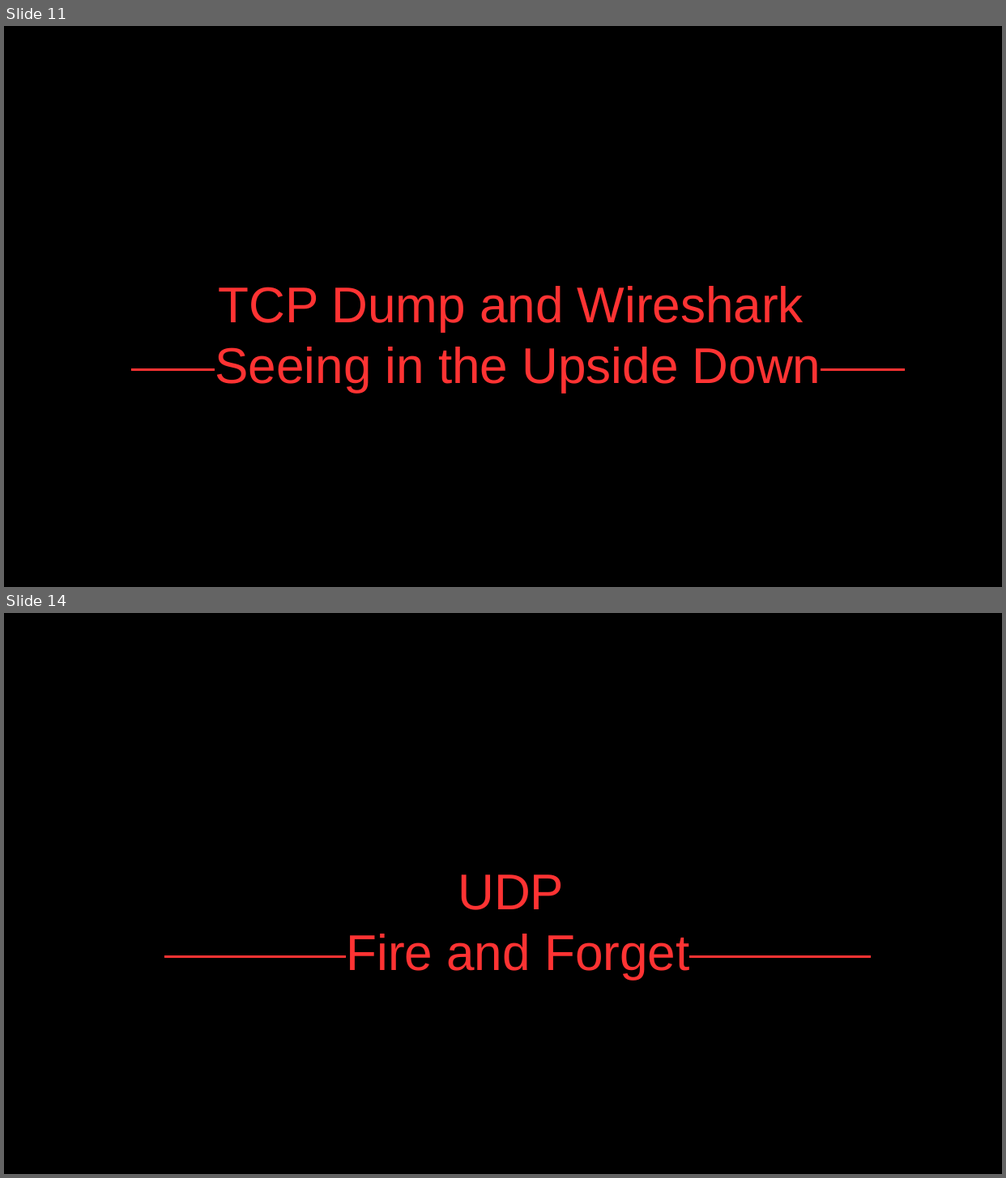
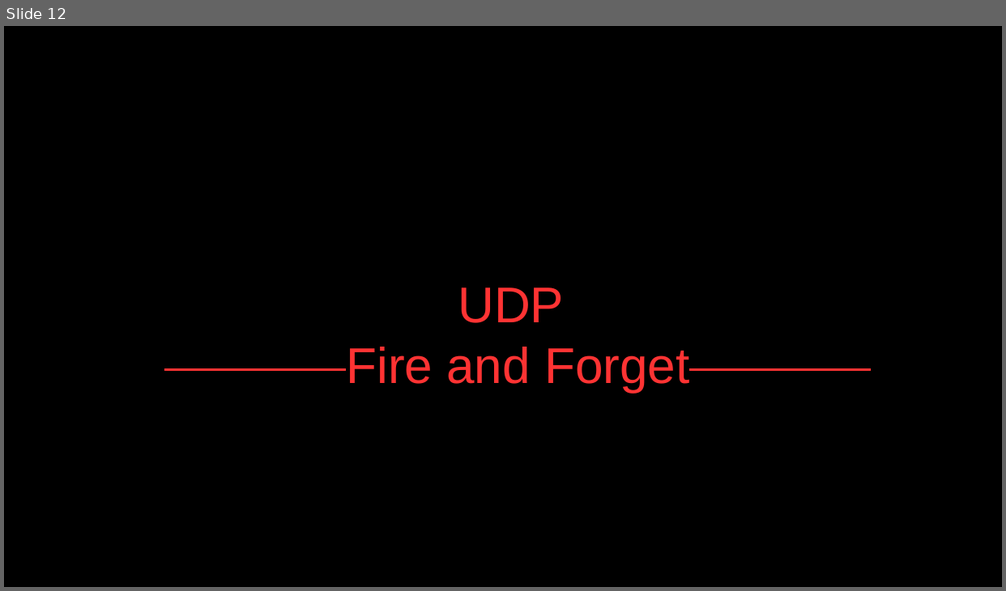
Before and after one commit to bobpaulin/networking-anger, a slide deck: MicroserviceNetworkingInAnger.odp. Shown one above the other, each under a label of ours: slides 11 and 14 before the commit, slide 12 after it; the slides between them are not shown. The pictures are 1006x1178 and 1006x591 pixels, drawn with LibreOffice and Linux fonts; fonts in the diff are those of the drawing. Boxes give left, top, right and bottom in pixels: in the first picture for what was removed or moved away, otherwise in the second. Text is boxed around its words. In the diff, an @@ line names an element or a change of style, - is before the commit and + after.

```diff
--- a/MicroserviceNetworkingInAnger.odp
+++ b/MicroserviceNetworkingInAnger.odp
@@ slide 11 removed at box(4, 26, 1002, 587), background #000000 @@
@@ text removed at box(215, 286, 821, 392) @@
-TCP Dump and Wireshark
-Seeing in the Upside Down
@@ what was slide 14 is now slide 12 @@
```
Also in this commit, not shown: 7 slides changed, 2 slides added, 3 other slides removed.
